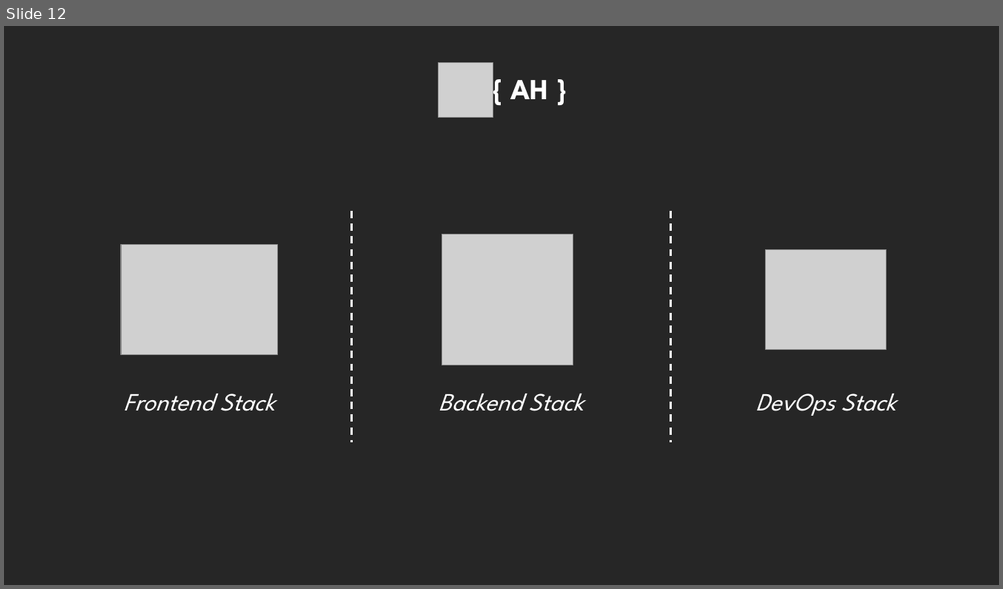
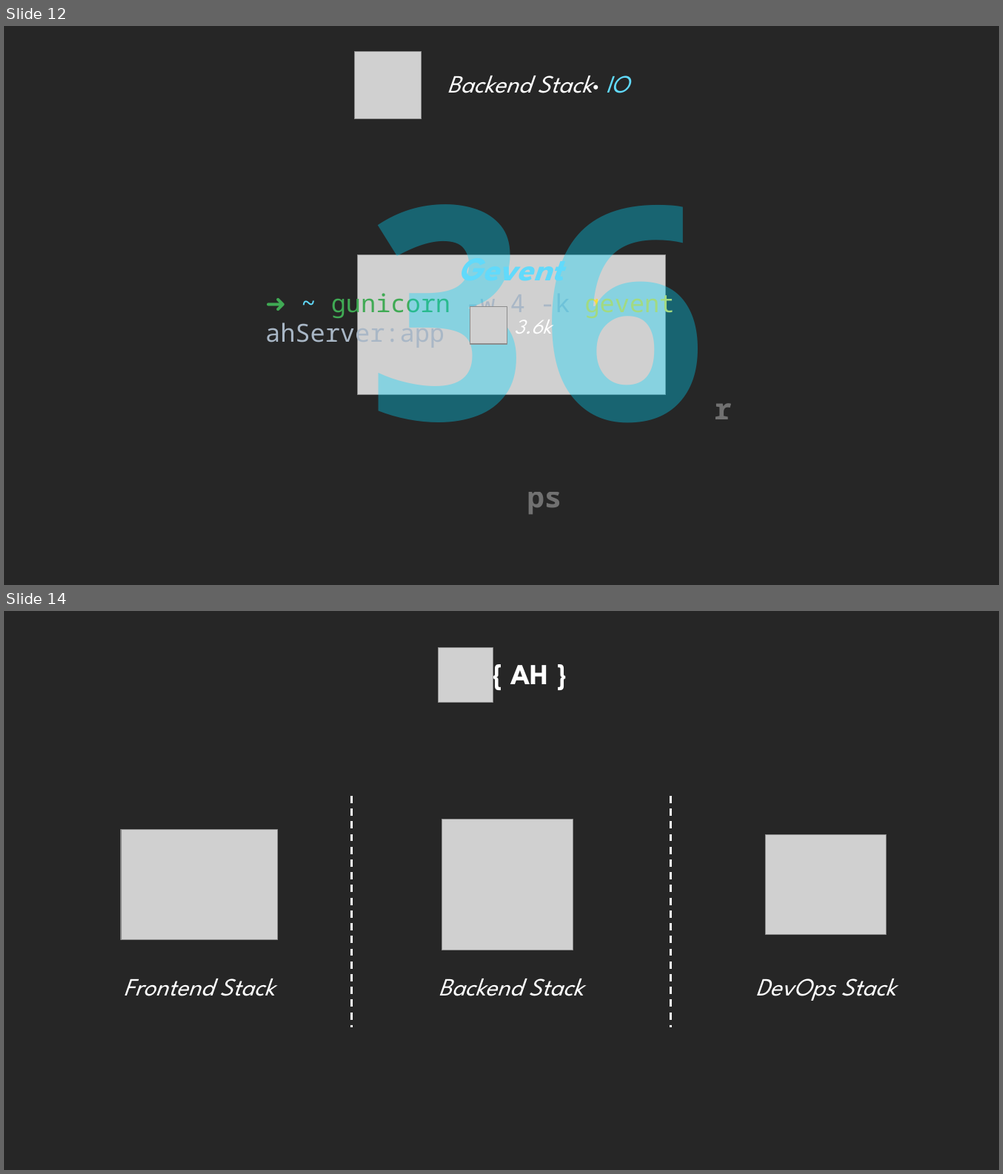
Before and after one commit to LucasDvp/advocateHub-docs, a slide deck: How_AH_Using_OSes.pptx. Shown one above the other, each under a label of ours: slide 12 before the commit, slides 12 and 14 after it; the slides between them are not shown. The pictures are 1003x589 and 1003x1174 pixels, drawn with LibreOffice and Linux fonts; fonts in the diff are those of the drawing; grey boxes stand for pictures. Boxes give left, top, right and bottom in pixels: in the first picture for what was removed or moved away, otherwise in the second. Text is boxed around its words. In the diff, an @@ line names an element or a change of style, - is before the commit and + after.

```diff
--- a/How_AH_Using_OSes.pptx
+++ b/How_AH_Using_OSes.pptx
@@ slide 12 added at box(4, 26, 999, 585), background #262626 @@
@@ picture added at box(354, 52, 421, 119) @@
@@ text added at box(447, 76, 629, 93), 24 pt, text #FFFFFF, italic @@
+Backend Stack· IO
@@ text added at box(344, 119, 745, 487), 28 pt, text #FFFFFF at 34% opacity, bold @@
+36rps
@@ text added at box(458, 246, 563, 292), 32 pt, text #61DAFB, bold, italic @@
+Gevent
@@ picture added at box(358, 255, 666, 395) @@
@@ text added at box(471, 269, 595, 321), 36 pt, text #FFFFFF, italic @@
+Blocking IO
@@ text added at box(265, 286, 674, 349), 24 pt, text #A9B7C6 @@
+➜ ~ gunicorn -w 4 -k gevent ahServer:app
@@ picture added at box(469, 306, 507, 344) @@
@@ text added at box(514, 320, 551, 334), 20 pt, text #FFFFFF, italic @@
+3.6k
@@ what was slide 12 is now slide 14 @@
```
Also in this commit, not shown: 3 slides changed, 1 other slide added.
